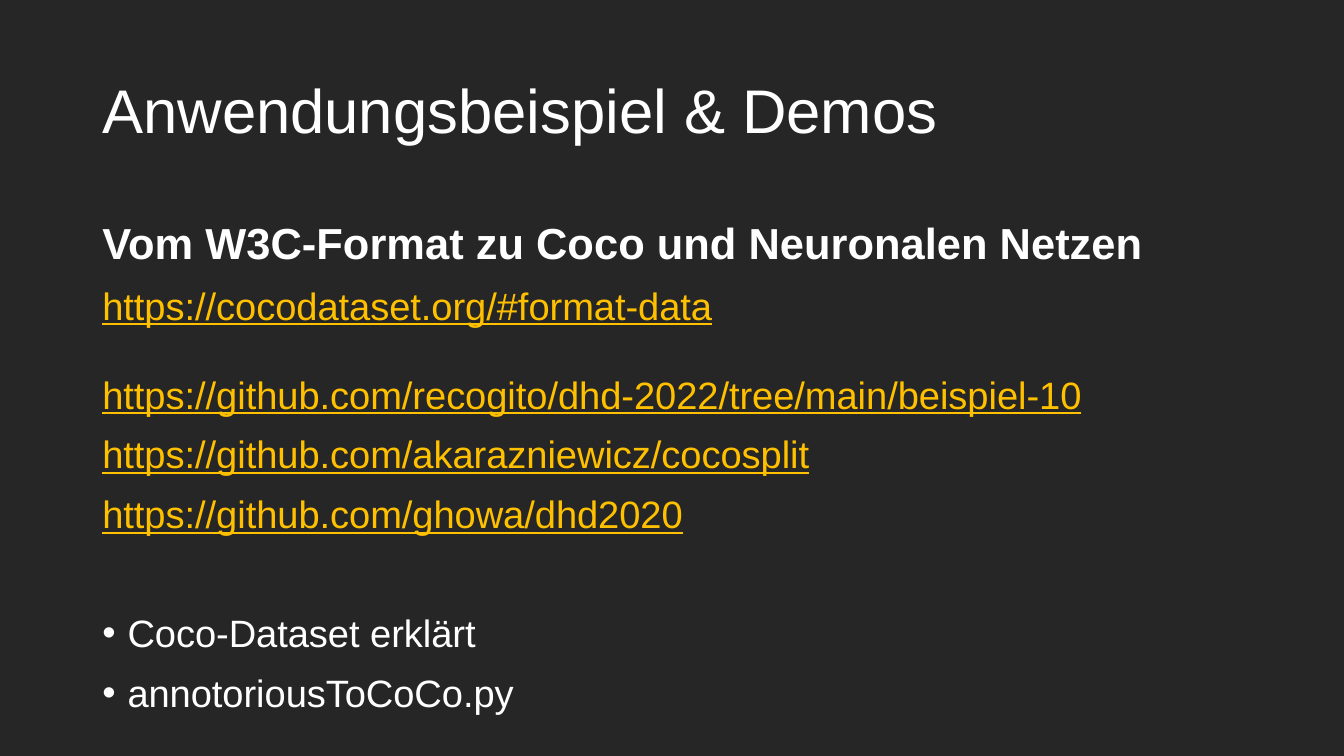
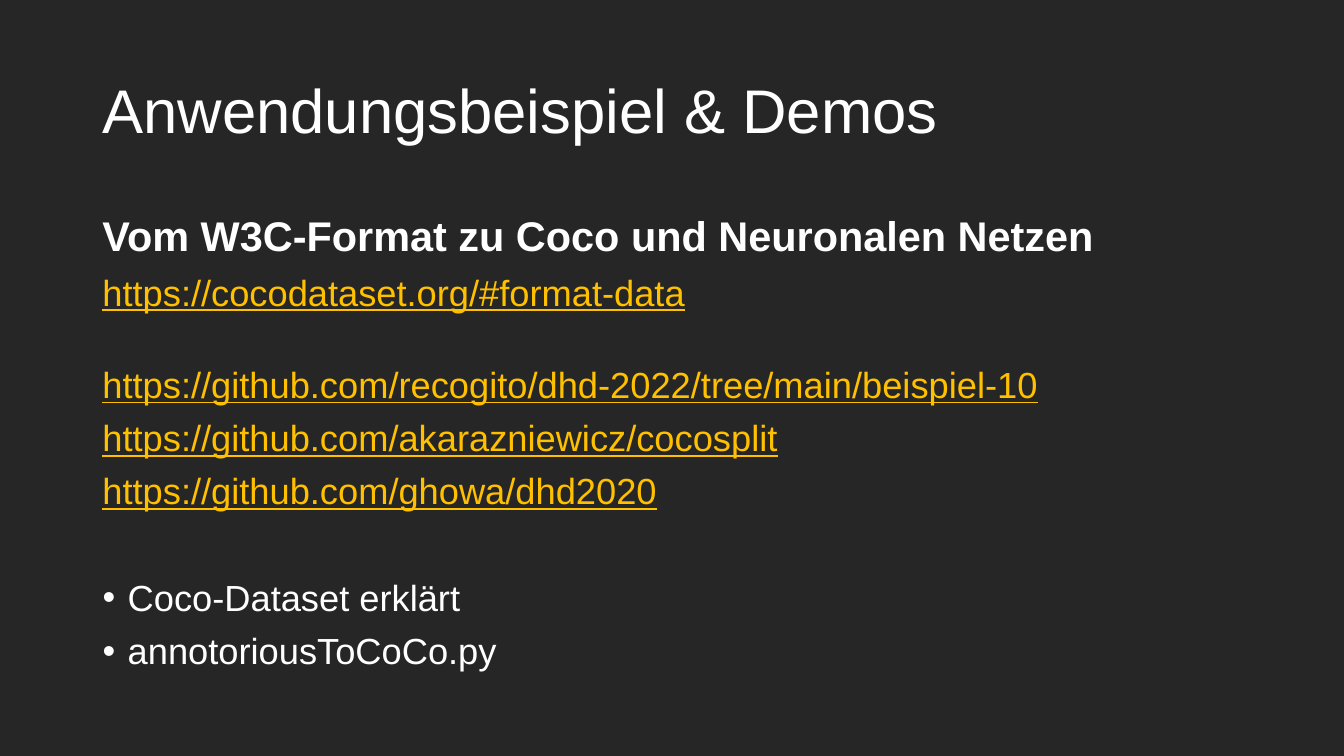
Before and after one commit to rsimon/dhd-2022, a slide deck: slide 27 of Annotorious-Intro-DHd.pptx (slide 26 before the commit). Drawn at 1344x756 pixels with LibreOffice and Linux fonts; fonts in the diff are those of the drawing. Boxes give left, top, right and bottom in pixels: in the first picture for what was removed or moved away, otherwise in the second. Text is boxed around its words. In the diff, an @@ line names an element or a change of style, - is before the commit and + after.

```diff
--- a/Annotorious-Intro-DHd.pptx
+++ b/Annotorious-Intro-DHd.pptx
@@ text "Vom W3C-Format zu Coco und ..." at [102,221,1094,671]: size 31 to 29.6 pt in "Vom W3C-Format zu Coco und Neuronalen Netzen"; size 27.2 to 25.9 pt in "https://cocodataset.org/#format-data", "https://github.com/recogito/dhd-2022/tree/main/beispiel-10", "https://github.com/akarazniewicz/cocosplit", "https://github.com/ghowa/dhd2020" and 2 more places; line spacing 1 to 0.9 @@
```
Also in this commit, not shown: 6 other slides changed, 1 slide added.
